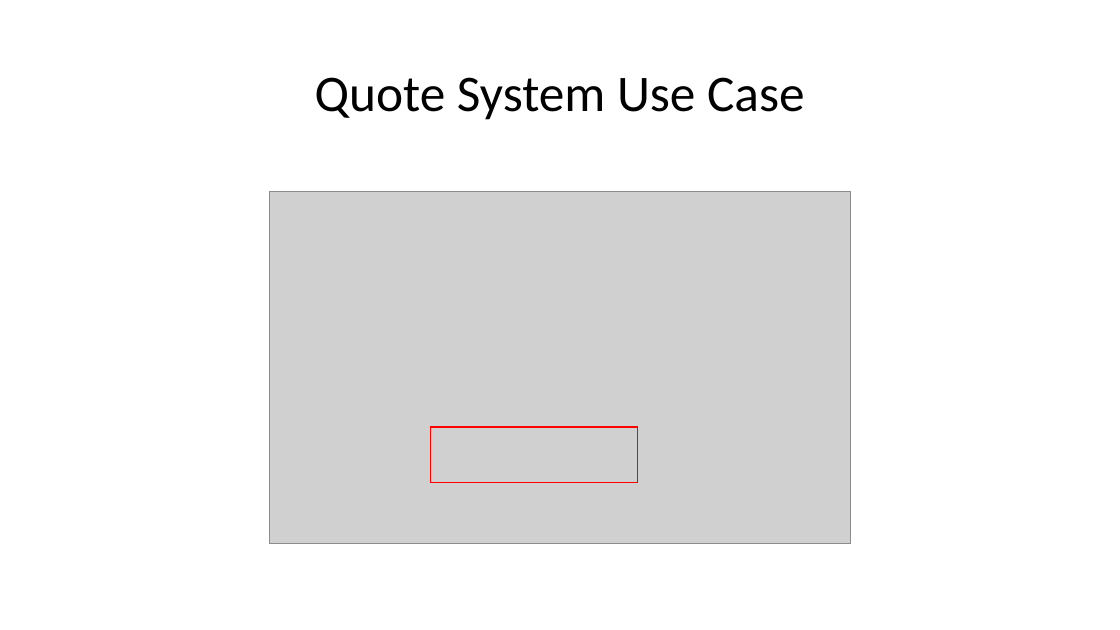
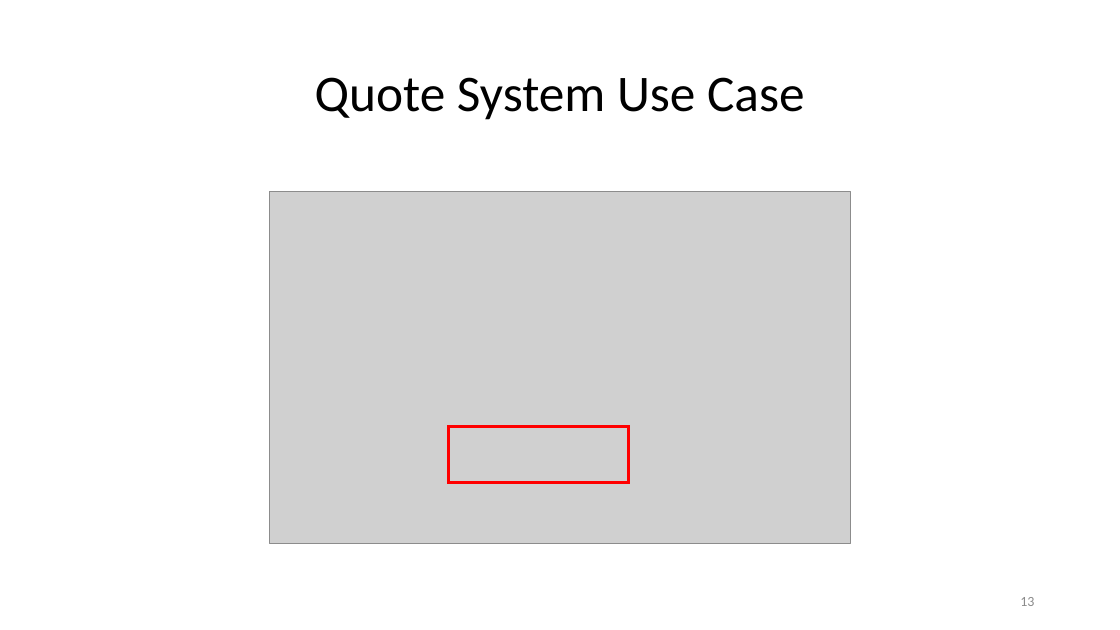
Before and after one commit to JohnAyling1979/CSCI, a slide deck: slide 13 of Use Case Presentation/Use Case Presentation.pptx. Drawn at 1120x630 pixels with LibreOffice and Linux fonts; fonts in the diff are those of the drawing; grey boxes stand for pictures. Boxes give left, top, right and bottom in pixels: in the first picture for what was removed or moved away, otherwise in the second. Text is boxed around its words. In the diff, an @@ line names an element or a change of style, - is before the commit and + after.

```diff
--- a/Use Case Presentation/Use Case Presentation.pptx
+++ b/Use Case Presentation/Use Case Presentation.pptx
@@ rectangle: place and size @@
-rectangle at (431,427,639,482)
+rectangle at (449,427,628,482)
@@ rectangle at (449,427,628,482): outline #FF0000 1 pt to #FF0000 2.5 pt @@
@@ page number added at (1020,597,1034,606), 12 pt, text #8C8C8C @@
+13
```
Also in this commit, not shown: 15 other slides changed, 1 other file.
